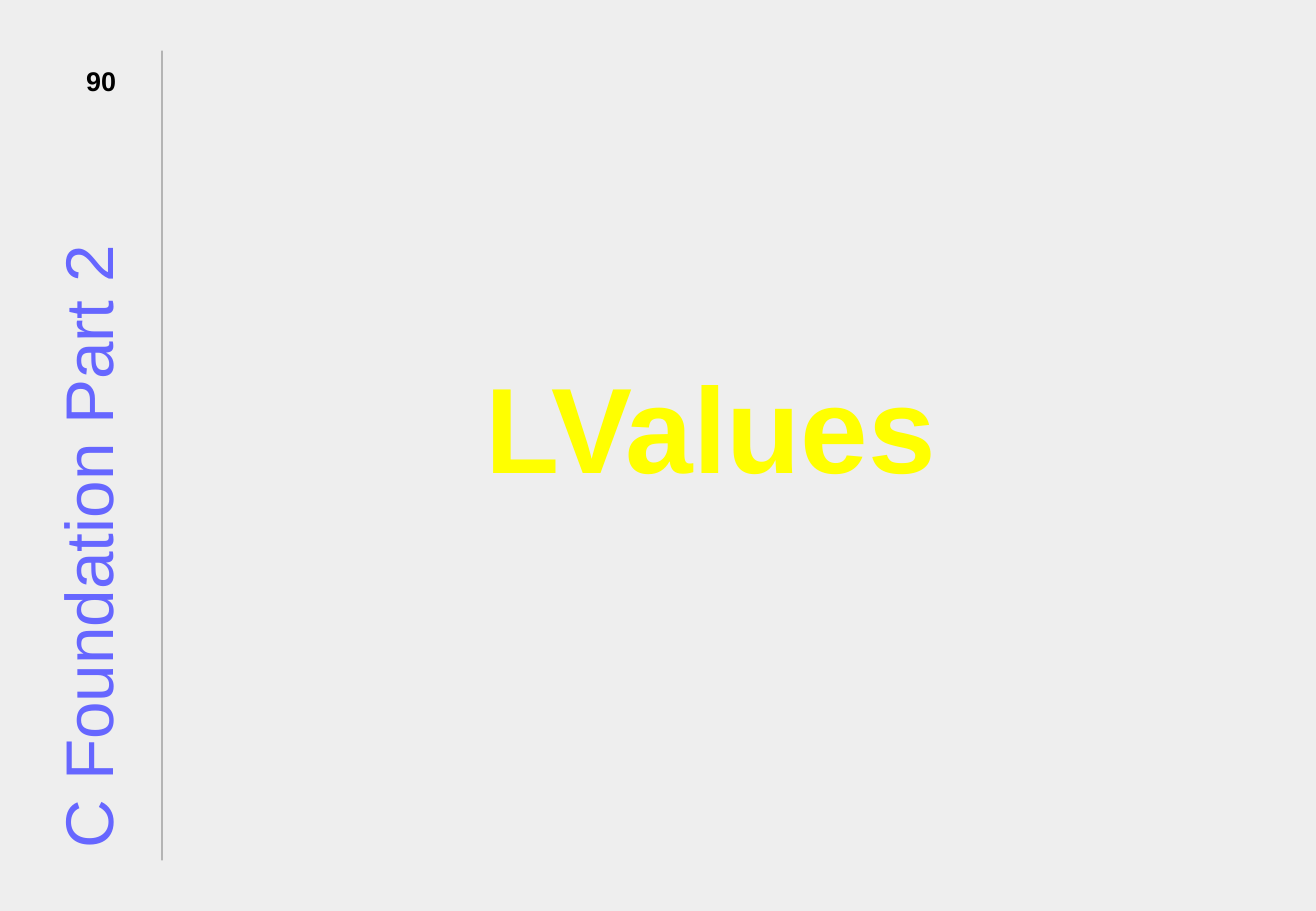
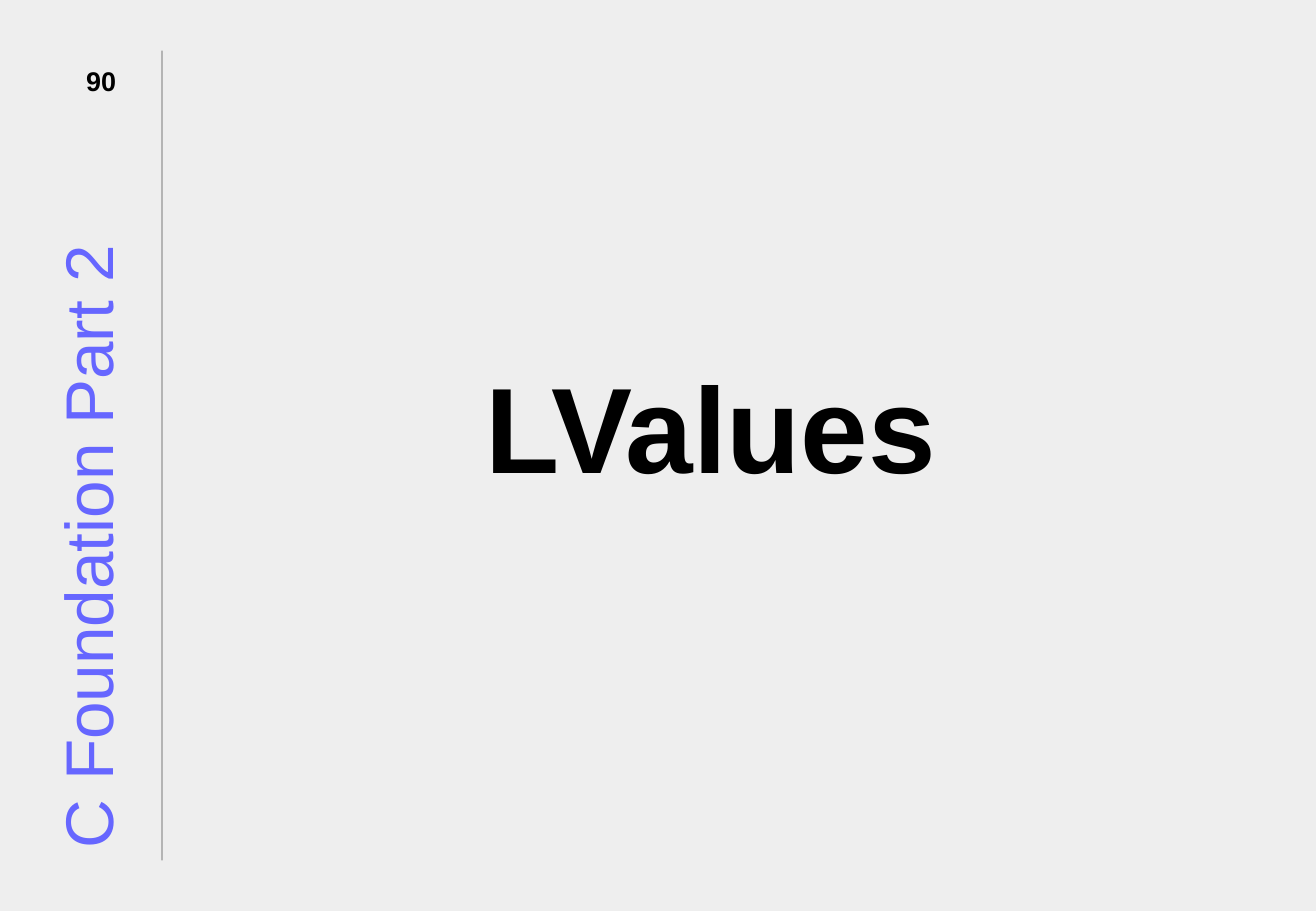
Before and after one commit to JonJagger/two-day-courses, a slide deck: slide 90 of ca/CAdvanced.odp. Drawn at 1316x911 pixels with LibreOffice and Linux fonts; fonts in the diff are those of the drawing. Boxes give left, top, right and bottom in pixels: in the first picture for what was removed or moved away, otherwise in the second. Text is boxed around its words. In the diff, an @@ line names an element or a change of style, - is before the commit and + after.

Commit message:
Change background and font colors, step 2

```diff
--- a/ca/CAdvanced.odp
+++ b/ca/CAdvanced.odp
@@ text "LValues" at box(486, 385, 936, 475): text colour #FFFF00 to #000000 @@
```
Also in this commit, not shown: 100 other slides changed.
